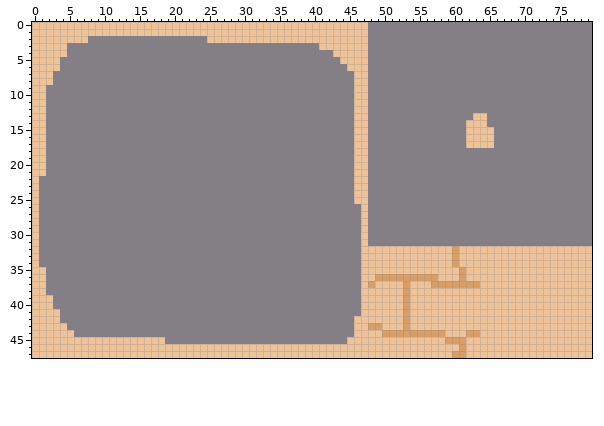
One commit to this sprite sheet: LD48/Content/Textures/floor.png. Above is the file before it was changed.
The file is 80x48 pixels. Colours within 5 levels of each other are drawn and written as one.
New version:
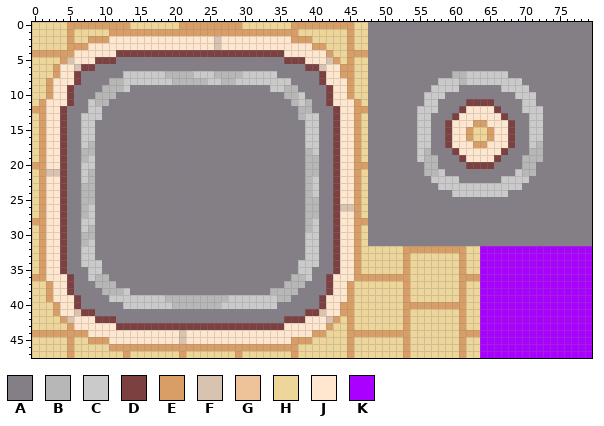
Palette (. is transparent): A #847e87  B #b7b7b7  C #cacaca  D #7d4040  E #d99e66  F #d7c3af  G #eec39a  H #eed59a  J #ffe7cf  K #aa00ff
Difference:
Changed rows in their new state; - is an unchanged pixel.
first column x 0:
 0 HHHHHEEEEEEEEEHHHHHHHEEEEEEEEEHHHHHHHEEEEEEEEEHH--------------------------------
 1 HHHHHEHHHHHEEEEEEEEEEEEEEEEEEEEEEEEEEEHHHHHHHEHH--------------------------------
 2 HHHHHEHHEEEJJJJJJJJJJJJJJJFJJJJJJJJJJEEEHHHHHEHH--------------------------------
 3 HHHHHEEEJJJJJJJJJJJJJJJJJJFJJJJJJJJJJJJJEEHHHEHH--------------------------------
 4 EEEEEEJJJJJJDDDDDDDDDDDDDDDDDDDDDDDDJJJJJJEHHEEE--------------------------------
 5 HHHHEFJJJDDD------------------------DDDJJJFEHEHH--------------------------------
 6 HHHEJJFDD------------------------------DDFJJEEHH--------------------------------
 7 HHHEJJD------CCCCCCBBBBCCCBBBBCCCCC------DJJEEHH------------BBCCCCCC------------
 8 HHEJJJD----BBCCCCCCCBBBBBCCBBCCCCCCCC----DJJJEHH----------CCCBCCCCCCCC----------
 9 HHEJJD----BBBC--------------------CCBB----DJJEHH---------CCCC------CCCC---------
10 HHEJJD---BBB------------------------BBC---DJJEHH--------CCC----------CCC--------
11 HEJJJD--CBB--------------------------BCB--DJJJEH--------CC----DDDD----CC--------
12 EEJJD---CC----------------------------BB---DJJEE-------CCC---DJJJJD---CCC-------
13 HEJJD--CCC----------------------------BCC--DJJEH-------CC---DJJJJJJD---CC-------
14 HEJJD--CC------------------------------CC--DJJEH-------CC--DJJJEEJJJD--CC-------
15 HEJJD--CC------------------------------CC--DJJEH-------CC--DJJEHHEJJD--CC-------
16 HEJJD--CC------------------------------CC--DJJEH-------CC--DJJEHHEJJD--CC-------
17 HEJJD--CB------------------------------CC--DJJEH-------CC--DJJJEEJJJD--CB-------
18 HEJJD--BB------------------------------BC--DJJEH-------CB---DJJJJJJD---BB-------
19 HEJJD--BC------------------------------BB--DJJEH-------CBB---DJJJJD---BBB-------
20 EEJJD--CC------------------------------BB--DJJEE--------BB----DDDD----BB--------
21 HEFFD--CB------------------------------BB--DJJEH--------BBC----------CBB--------
22 HEJJD--CB------------------------------BC--DJJEH---------CCCC------CCCC---------
23 HEJJD--BB------------------------------BC--DJJEH----------CCCCCCCCCCCC----------
24 HEJJD--BB------------------------------BC--DJJEH------------CCCCCCCC------------
25 HEJJD--BB------------------------------BB--DJJEH--------------------------------
26 HEJJD--BC------------------------------BB--DFFEH--------------------------------
27 HEJJD--BC------------------------------BB--DJJEH--------------------------------
28 EEJJD--CC------------------------------BC--DJJEE--------------------------------
29 HEJJD--CB------------------------------BC--DJJEH--------------------------------
30 HEJJD--BB------------------------------CC--DJJEH--------------------------------
31 HEJJD--BC------------------------------CC--DJJEH--------------------------------
32 HEJJD--CC------------------------------CC--DJJEHHHHHHEEEEEEE-EHHKKKKKKKKKKKKKKKK
33 HEJJD--CC------------------------------CC--DJJEHHHHHHEHHHHHHHEHHKKKKKKKKKKKKKKKK
34 HEJJD--CCC----------------------------CCC--DJJEHHHHHHEHHHHHHHEHHKKKKKKKKKKKKKKKK
35 HEJJD---CC----------------------------CC---DJJEHHHHHHEHHHHHHH-HHKKKKKKKKKKKKKKKK
36 EEJJJD--CBB--------------------------BBC--DJJJEEE-----HHHHHHH-EEKKKKKKKKKKKKKKKK
37 HHEJJD---BBB------------------------BBB---DJJEHHHHHHH-HHHHHHH-HHKKKKKKKKKKKKKKKK
38 HHEJJD----BBBC--------------------BBBB----DJJEHHHHHHH-HHHHHHHEHHKKKKKKKKKKKKKKKK
39 HHEJJJD----CCCCCCCCBBBBBBBBBCCCCCCCBB----DJJJEHHHHHHH-HHHHHHHEHHKKKKKKKKKKKKKKKK
40 HHHEJJD------CCCCCCCBBBBBBBCCCCCCCC------DJJEEHHHHHHH-EEEEEEEEHHKKKKKKKKKKKKKKKK
41 HHHEJJFDD------------------------------DDFJJEEHHHHHHH-HHHHHHHEHHKKKKKKKKKKKKKKKK
42 HHHHEFJJJDDD------------------------DDDJJJFEHEHHHHHHH-HHHHHHHEHHKKKKKKKKKKKKKKKK
43 HHHHHEJJJJJJDDDDDDDDDDDDDDDDDDDDDDDDJJJJJJEHHEHHHHHHH-HHHHHHHEHHKKKKKKKKKKKKKKKK
44 EEEEEEEEJJJJJJJJJJJJJFJJJJJJJJJJJJJJJJJJEEHHHEEEEE----HHHHHHHE--KKKKKKKKKKKKKKKK
45 HHHHHEHHEEEJJJJJJJJJJFJJJJJJJJJJJJJJJEEEHHHHHEHHHHHHHEHHHHHHH-HHKKKKKKKKKKKKKKKK
46 HHHHHEHHHHHEEEEEEEEEEEEEEEEEEEEEEEEEEEHHHHHHHEHHHHHHHEHHHHHHH-HHKKKKKKKKKKKKKKKK
47 HHHHHEHHHHHHHEHHHHHHHEHHHHHHHEHHHHHHHEHHHHHHHEHHHHHHHEHHHHHHH-HHKKKKKKKKKKKKKKKK
Changed places in both pictures, as pixel boxes (x1, y1, x2, y2):
changed: (32, 22, 592, 358)
